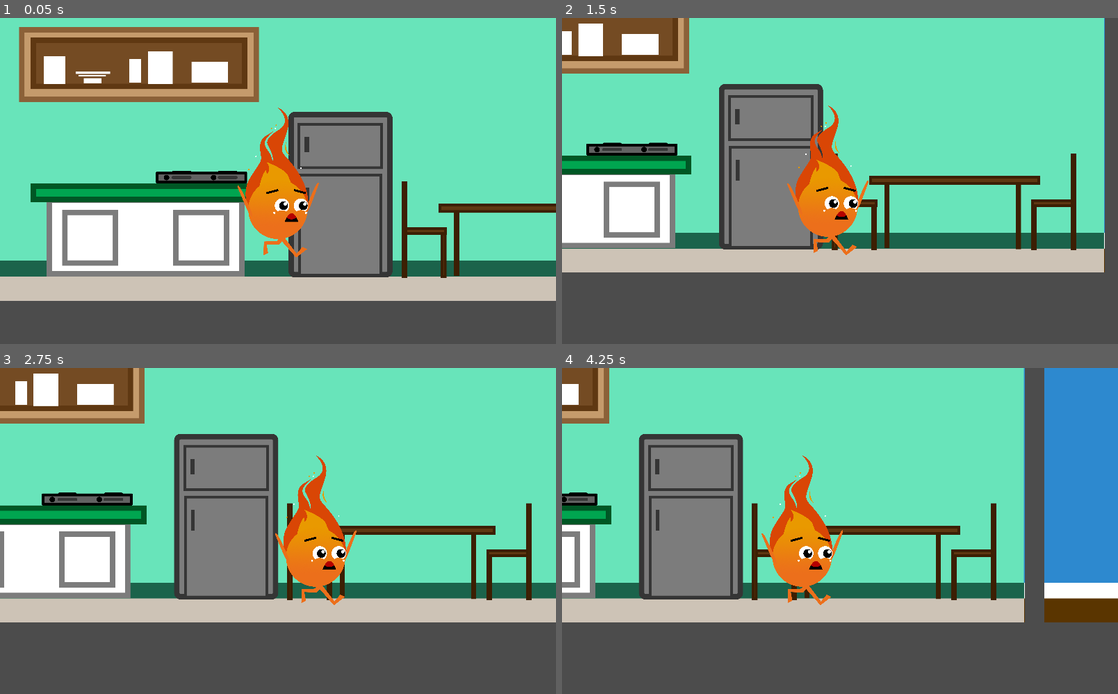
Above: before the commit, frames 1-4 (two rows, left to right).
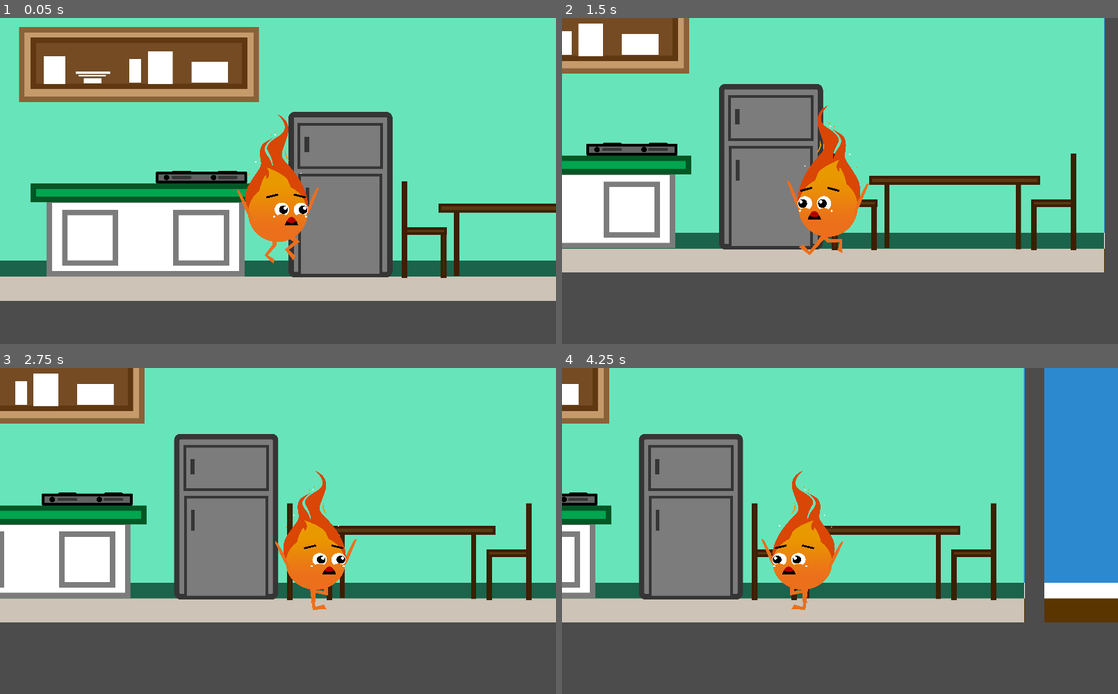
Above: after the commit, the same moments.

Repository: WorstGamesStartup/disaster_bsu
Game: Godot game, scene res://LEVEL_1.tscn
Same seed, same stepped clock (60 frames per second), same inputs: the game is played once before the commit and once after it.
Inputs:
- Up to frame 1 (0.05 s): no input
- Up to frame 2 (1.5 s): hold D (move_right) 0.53-1.28 s; hold A (move_left) from 1.28 s (still down)
- Up to frame 3 (2.75 s): release A (move_left) at 2.03 s; hold D (move_right) from 2.03 s (still down)
- Up to frame 4 (4.25 s): release D (move_right) at 3.53 s; hold A (move_left) from 3.53 s (still down)

The runs differ from the first frame. In frame 1, 1.1% of the frame differs, in the area x 42-58%, y 27-76%; in frame 2, 1.3%; in frame 3, 1.5%; in frame 4, 1.7%, in the area x 35-51%, y 26-75%.

Commit message:
run_flip

Diff:
--- a/disaster_last/Player_1.gd
+++ b/disaster_last/Player_1.gd
@@ -4,19 +4,19 @@
 var move_speed = 400
 var velocity = Vector2()
 
-func _ready():
-	$AnimationPlayer.play("LefttoRight")
-
 func _physics_process(delta):
 	velocity = Vector2.ZERO
 	if Input.is_action_pressed("move_left"):
+		$Body.set_flip_h(true)
 		velocity.x -= move_speed
 	if Input.is_action_pressed("move_right"):
+		$Body.set_flip_h(false)
 		velocity.x += move_speed
 
-	if velocity.x > 0.1 or velocity.x < 0.1:
+	if velocity.x != 0:
 		$AnimationPlayer.play("LefttoRight")
 	else:
 		$AnimationPlayer.stop(true)
+
 	velocity.y += gravity_force
 	move_and_slide(velocity)
--- a/disaster_last/player_1.tscn
+++ b/disaster_last/player_1.tscn
@@ -2,6 +2,10 @@
 
 [ext_resource path="res://Player_1.gd" type="Script" id=1]
 [ext_resource path="res://Animation_sheets/Character_Sheets.png" type="Texture" id=2]
+
+[sub_resource type="Animation" id=5]
+resource_name = "Idle"
+loop = true
 
 [sub_resource type="Animation" id=4]
 resource_name = "LefttoRight"
@@ -20,22 +24,6 @@
 "values": [ 3, 4, 5 ]
 }
 
-[sub_resource type="Animation" id=5]
-resource_name = "skip"
-loop = true
-tracks/0/type = "value"
-tracks/0/path = NodePath(".:frame")
-tracks/0/interp = 1
-tracks/0/loop_wrap = true
-tracks/0/imported = false
-tracks/0/enabled = true
-tracks/0/keys = {
-"times": PoolRealArray( 0, 0.2, 0.4, 0.5, 0.7, 0.9 ),
-"transitions": PoolRealArray( 1, 1, 1, 1, 1, 1 ),
-"update": 1,
-"values": [ 0, 1, 2, 3, 4, 5 ]
-}
-
 [sub_resource type="RectangleShape2D" id=3]
 extents = Vector2( 65.0753, 65.3535 )
 
@@ -46,11 +34,11 @@
 scale = Vector2( 0.113266, 0.113266 )
 texture = ExtResource( 2 )
 hframes = 6
-frame = 4
+frame = 5
 
 [node name="AnimationPlayer" type="AnimationPlayer" parent="."]
+anims/Idle = SubResource( 5 )
 anims/LefttoRight = SubResource( 4 )
-anims/skip = SubResource( 5 )
 
 [node name="CollisionShape2D" type="CollisionShape2D" parent="."]
 position = Vector2( 0, 82.8109 )
